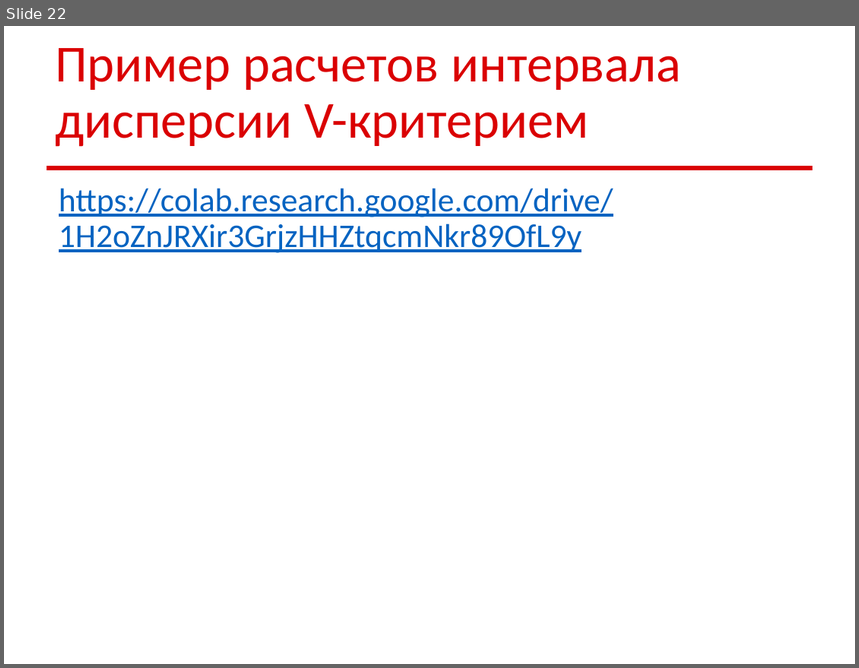
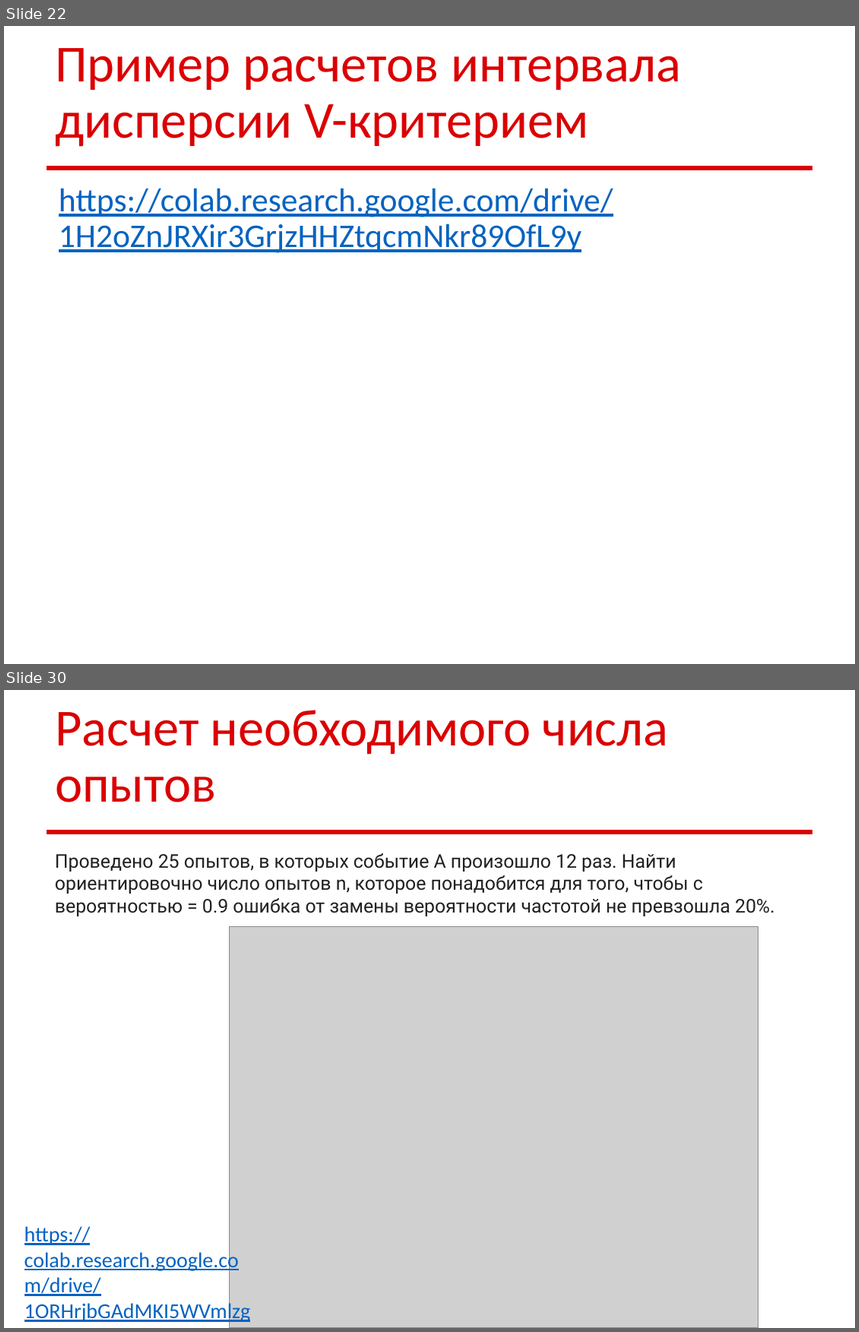
Before and after one commit to sudakov/math-for-ds, a slide deck: math_ds_03.pptx. Shown one above the other, each under a label of ours: slide 22 before the commit, slides 22 and 30 after it; the slides between them are not shown. The pictures are 859x668 and 859x1332 pixels, drawn with LibreOffice and Linux fonts; fonts in the diff are those of the drawing; grey boxes stand for pictures. Boxes give left, top, right and bottom in pixels: in the first picture for what was removed or moved away, otherwise in the second. Text is boxed around its words. In the diff, an @@ line names an element or a change of style, - is before the commit and + after.

```diff
--- a/math_ds_03.pptx
+++ b/math_ds_03.pptx
@@ slide 30 added at [4,690,855,1328], background #FFFFFF; not listed: 1 template element that a slide beside it also shows @@
@@ title added at [55,710,669,802], 44 pt, text #DA0002 @@
+Расчет необходимого числа опытов
@@ text added at [55,853,775,916], 16 pt, text #212121 @@
+Проведено 25 опытов, в которых событие А произошло 12 раз. Найти ориентировочно число опытов n, которое понадобится для того, чтобы с вероятностью = 0.9 ошибка от замены вероятности частотой не превзошла 20%.
@@ picture added at [230,926,758,1328] @@
@@ text added at [25,1227,239,1296], 18 pt, text #0563C1, underline @@
+https://colab.research.google.com/drive/1ORHrjbGAdMKI5WVmlzgcvfBxwUI65ah-
```
Also in this commit, not shown: 3 slides changed, 10 other slides added.
